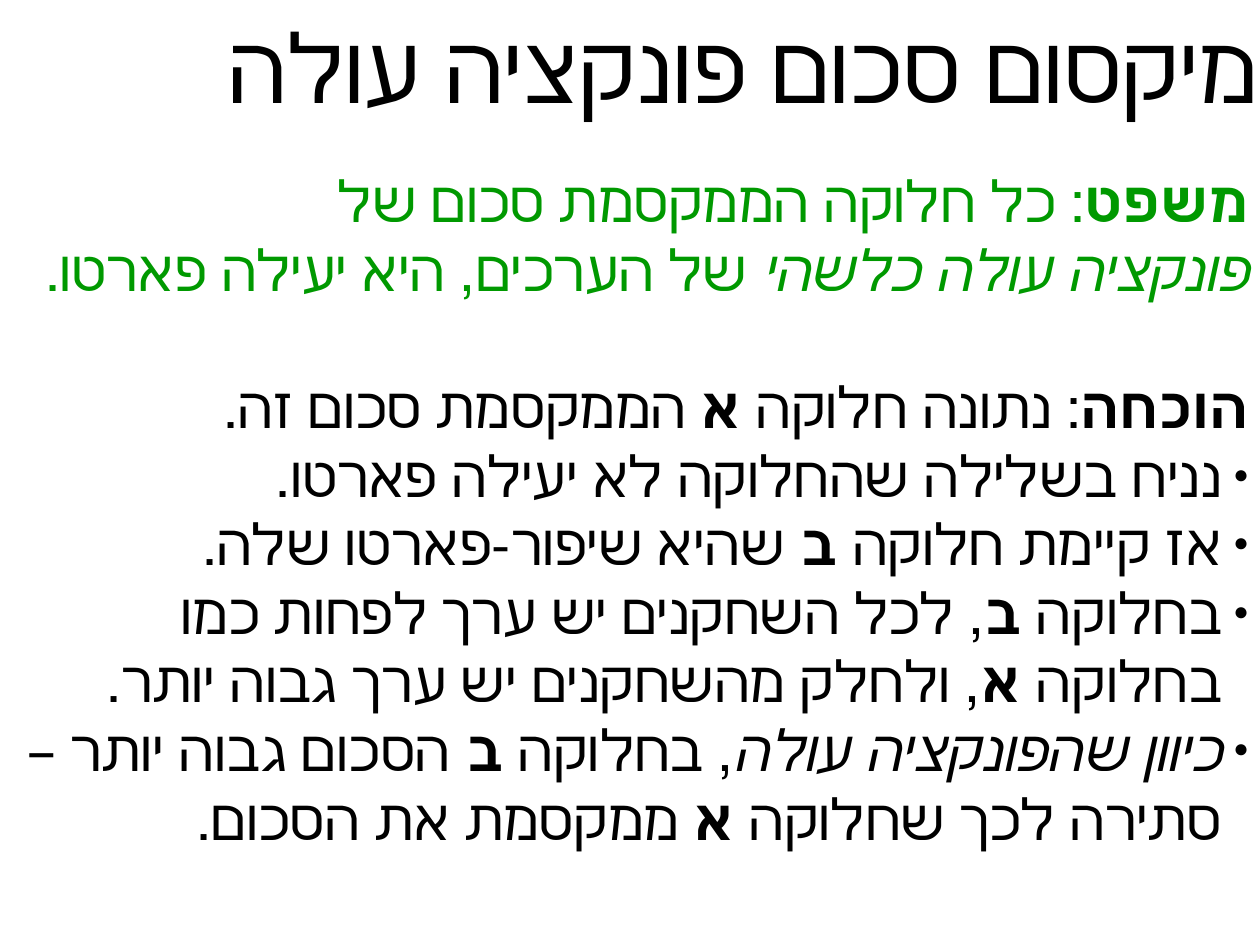
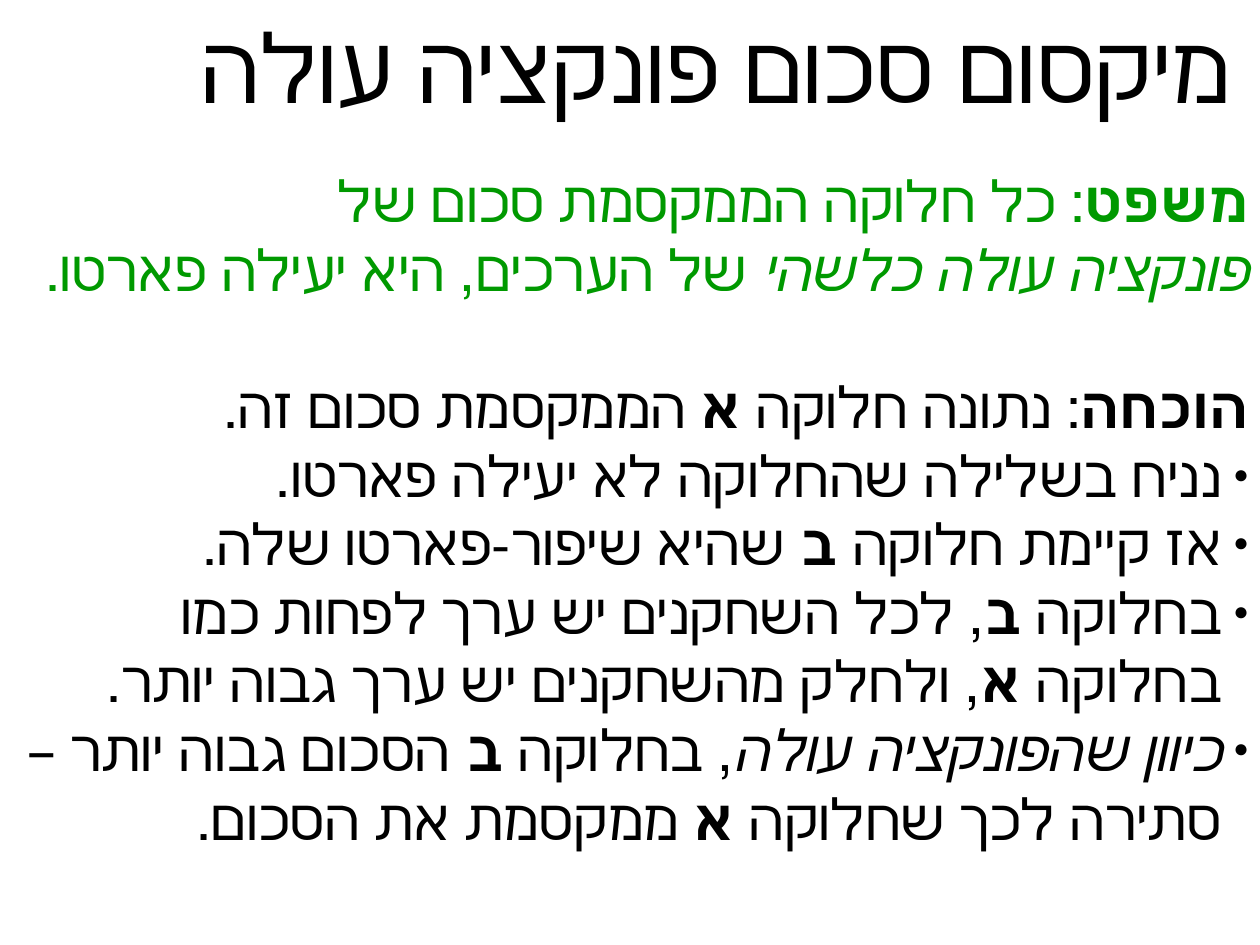
Before and after one commit to erelsgl-at-ariel/algorithms-5781, a slide deck: slide 15 of 02-pareto-efficiency/slides.odp (slide 14 before the commit). Drawn at 1260x945 pixels with LibreOffice and Linux fonts; fonts in the diff are those of the drawing. Boxes give left, top, right and bottom in pixels: in the first picture for what was removed or moved away, otherwise in the second. Text is boxed around its words. In the diff, an @@ line names an element or a change of style, - is before the commit and + after.

```diff
--- a/02-pareto-efficiency/slides.odp
+++ b/02-pareto-efficiency/slides.odp
@@ title "מיקסום סכום פונקציה עולה" at <box>431,46,1248,774</box>: indent changed @@
```
Also in this commit, not shown: 3 other slides changed, 1 slide added, 4 other files.
